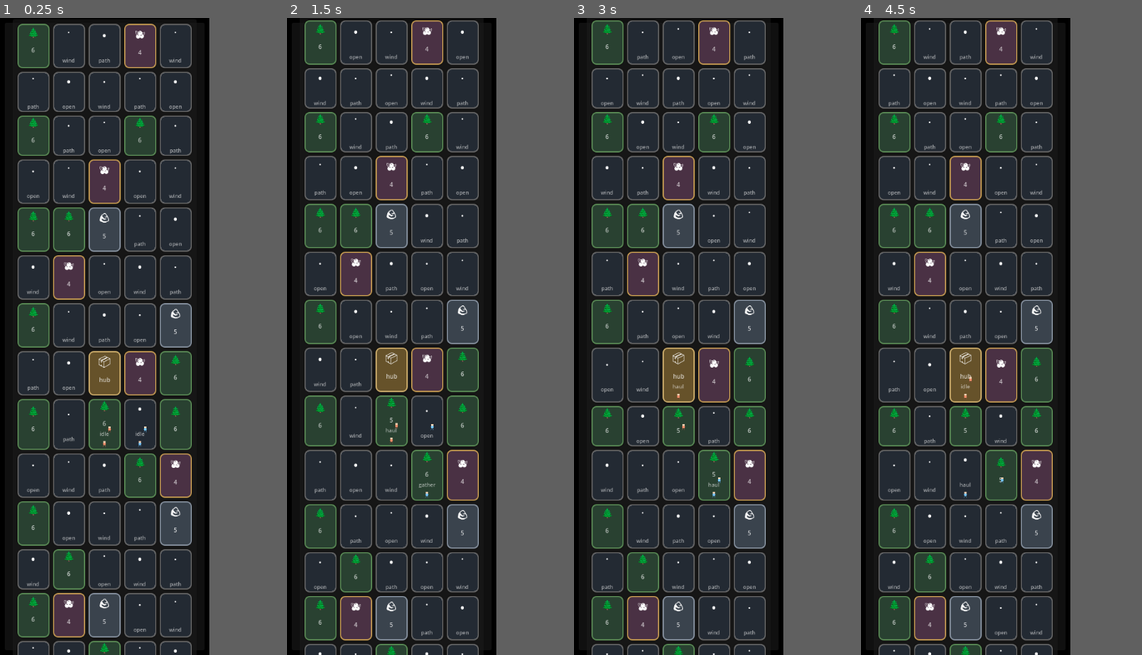
Above: before the commit, frames 1-4 (left to right).
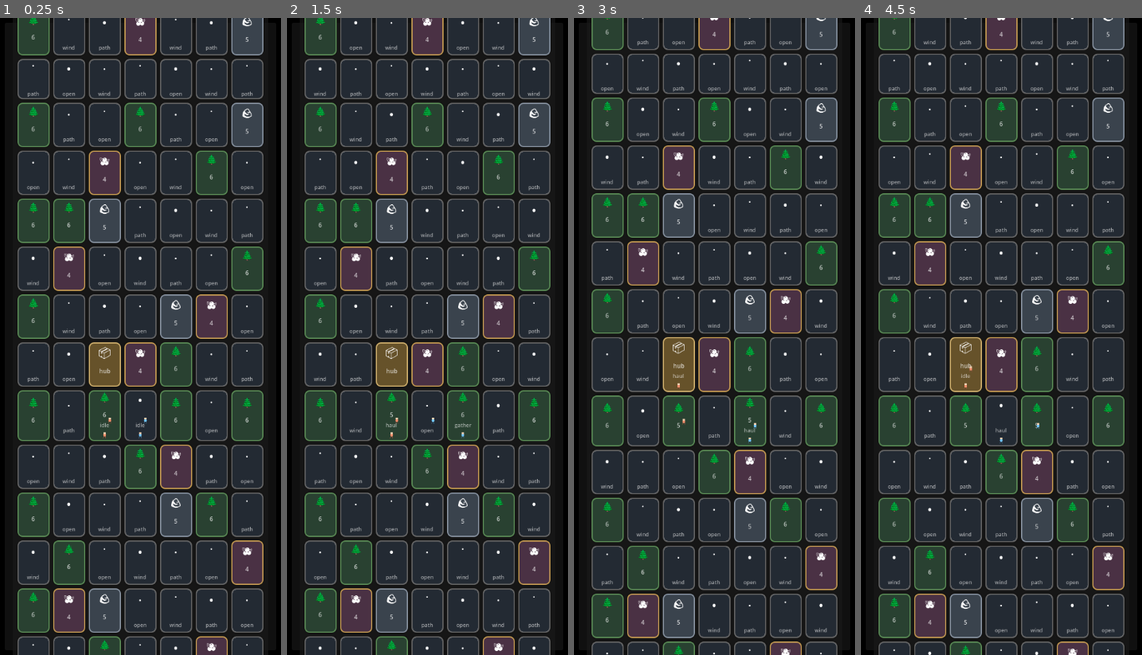
Above: after the commit, the same moments.

Repository: misospace/windowstead
Game: Godot game, scene res://scenes/main.tscn
Same seed, same stepped clock (60 frames per second), same inputs: the game is played once before the commit and once after it.
Inputs (mouse positions are in pixels of both pictures, inside the frame that each line leads up to):
- Up to frame 1 (0.25 s): no input
- Up to frame 2 (1.5 s): tap Enter at 0.5 s; move the mouse to (438, 304) at 0.52 s; click (438, 304) at 0.67 s; tap Space at 1.25 s; move the mouse to (348, 368) at 1.27 s; click (348, 368) at 1.42 s
- Up to frame 3 (3 s): tap Enter at 2 s; move the mouse to (700, 196) at 2.02 s; click (700, 196) at 2.17 s; tap Space at 2.75 s; move the mouse to (669, 463) at 2.77 s; click (669, 463) at 2.92 s
- Up to frame 4 (4.5 s): tap Enter at 3.5 s; move the mouse to (1029, 432) at 3.52 s; click (1029, 432) at 3.67 s; tap Space at 4.25 s; move the mouse to (903, 240) at 4.27 s; click (903, 240) at 4.42 s
In our replay, the window is 263x800 before the commit and 353x800 after it. These sizes can differ from the game's own. Grey fills any space a smaller window leaves; there, only what the larger window draws over its background counts as a difference.

The runs differ from the first frame. In frame 1, 38% of the frame differs, in the area x 6-100%, y 0-100%; in frame 2, 37%; in frame 3, 36%; in frame 4, 36%.

Commit message:
fix: increase grid dimensions for denser strip (SIDE_GRID_W 5→7, BOTTOM_GRID_W 24→30)

Diff:
--- a/scripts/main.gd
+++ b/scripts/main.gd
@@ -1,8 +1,8 @@
 extends Control
 
-const SIDE_GRID_W := 5
+const SIDE_GRID_W := 7
 const SIDE_GRID_H := 16
-const BOTTOM_GRID_W := 24
+const BOTTOM_GRID_W := 30
 const BOTTOM_GRID_H := 5
 const SIDE_STOCKPILE_POS := Vector2i(2, 7)
 const BOTTOM_STOCKPILE_POS := Vector2i(11, 2)
